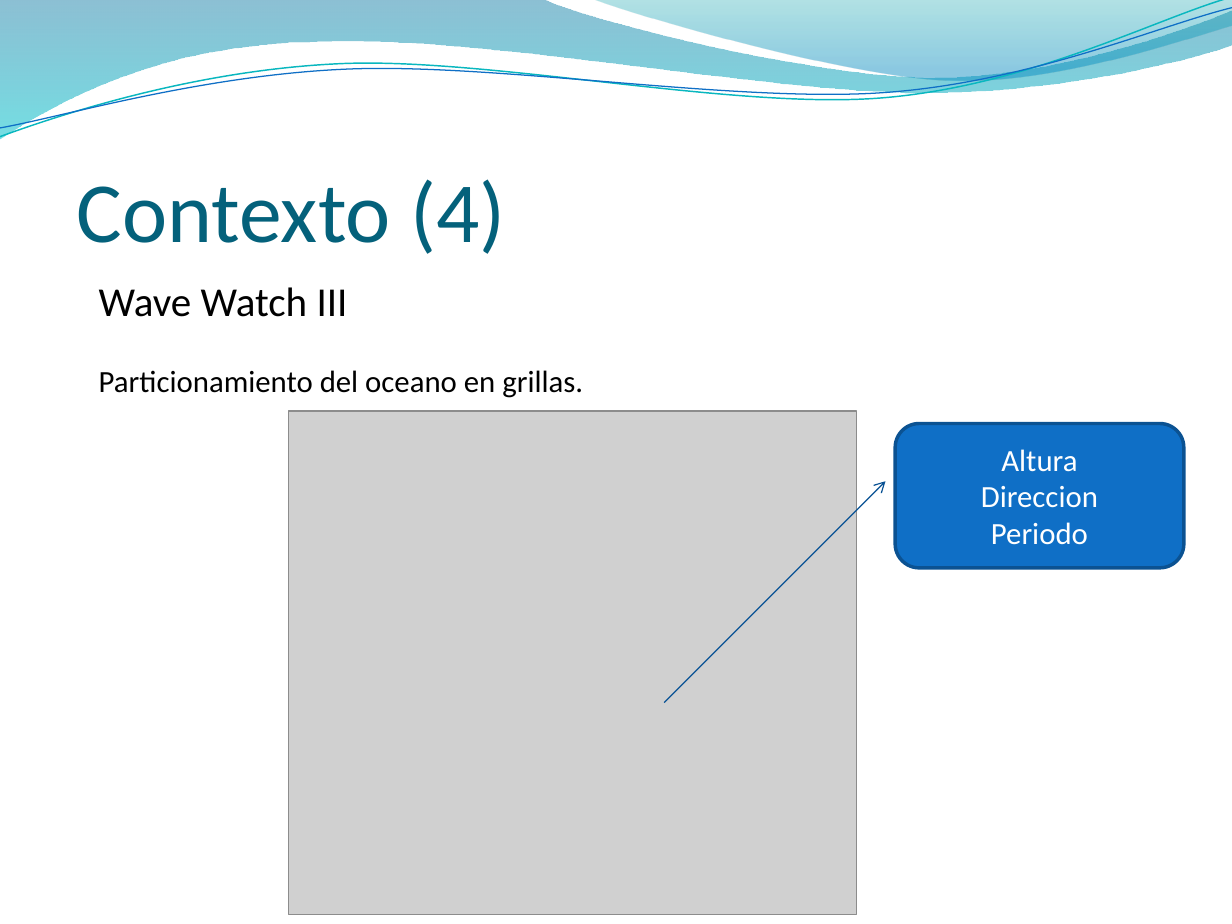
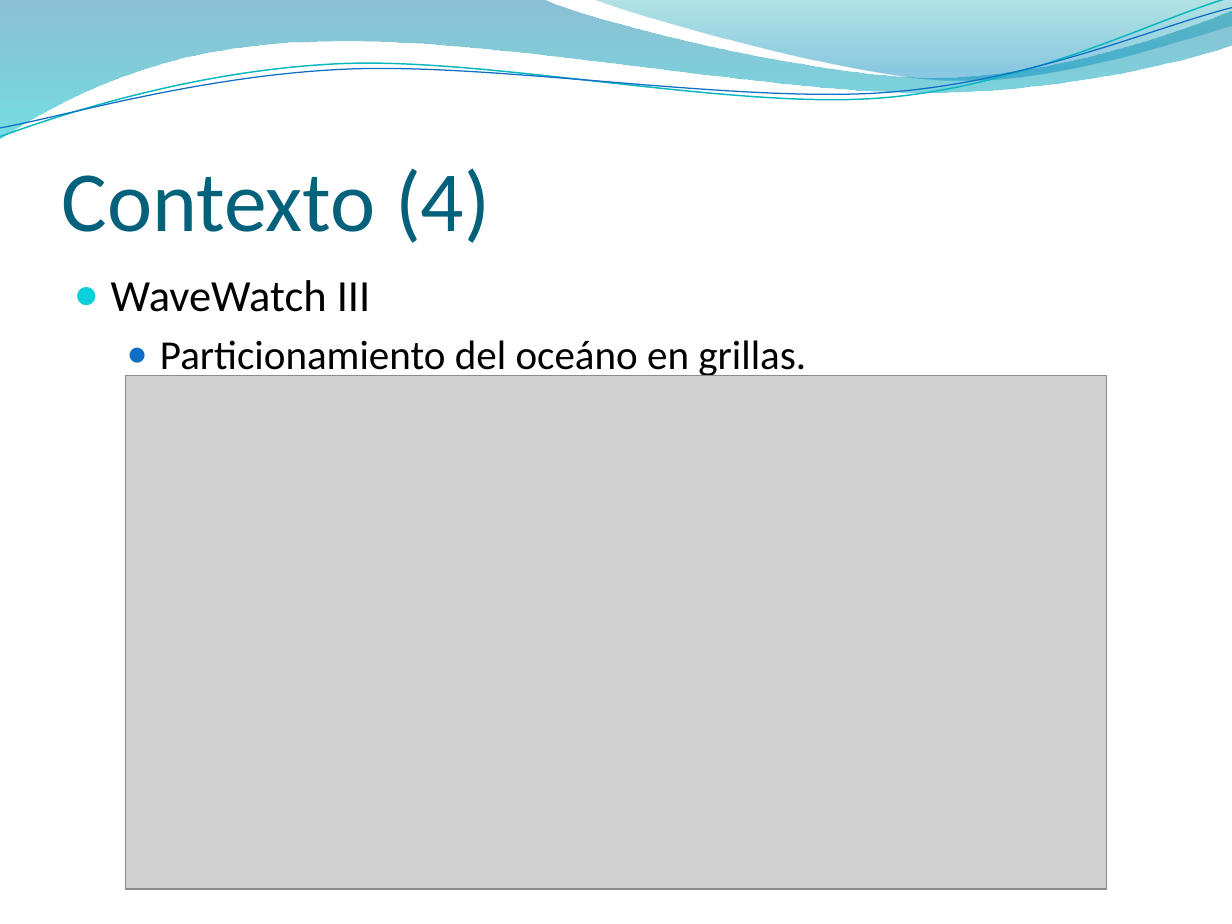
Before and after one commit to jaffadog/neuralito, a slide deck: slide 6 of neuralito/ArfGen/docs/Entregas/Informe Final/presentacion/esteban2.pptx. Drawn at 1232x924 pixels with LibreOffice and Linux fonts; fonts in the diff are those of the drawing; grey boxes stand for pictures; background and template pictures are left out. Boxes give left, top, right and bottom in pixels: in the first picture for what was removed or moved away, otherwise in the second. Text is boxed around its words. In the diff, an @@ line names an element or a change of style, - is before the commit and + after.

```diff
--- a/neuralito/ArfGen/docs/Entregas/Informe Final/presentacion/esteban2.pptx
+++ b/neuralito/ArfGen/docs/Entregas/Informe Final/presentacion/esteban2.pptx
@@ title "Contexto (4)": place and size @@
-title "Contexto (4)" at bbox=[77, 179, 505, 254]
+title "Contexto (4)" at bbox=[62, 168, 490, 243]
@@ text removed at bbox=[99, 287, 583, 398] @@
-Wave Watch III
-Particionamiento del oceano en grillas.
@@ text added at bbox=[111, 280, 806, 379], 24 pt, text #000000 @@
+● WaveWatch III
+  ● Particionamiento del oceáno en grillas.
@@ picture: place and size @@
-picture at bbox=[288, 411, 856, 915]
+picture at bbox=[126, 376, 1108, 890]
@@ rounded rectangle removed at bbox=[896, 424, 1184, 568] @@
-Altura
-Direccion
-Periodo
@@ arrow removed from (664, 702) to (886, 482) @@
```
Also in this commit, not shown: 21 other slides changed, 3 slides added, 1 slide removed.
